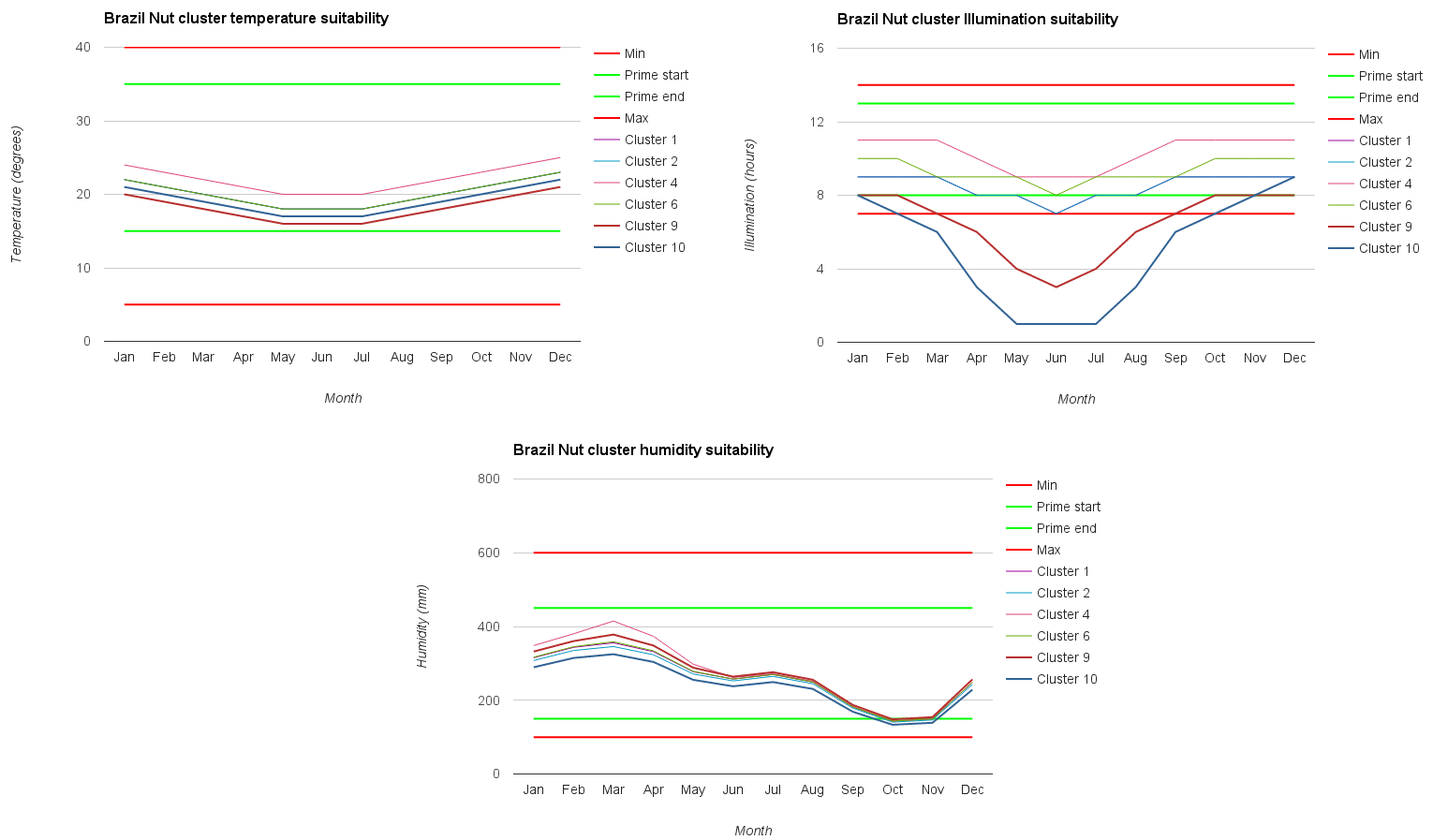
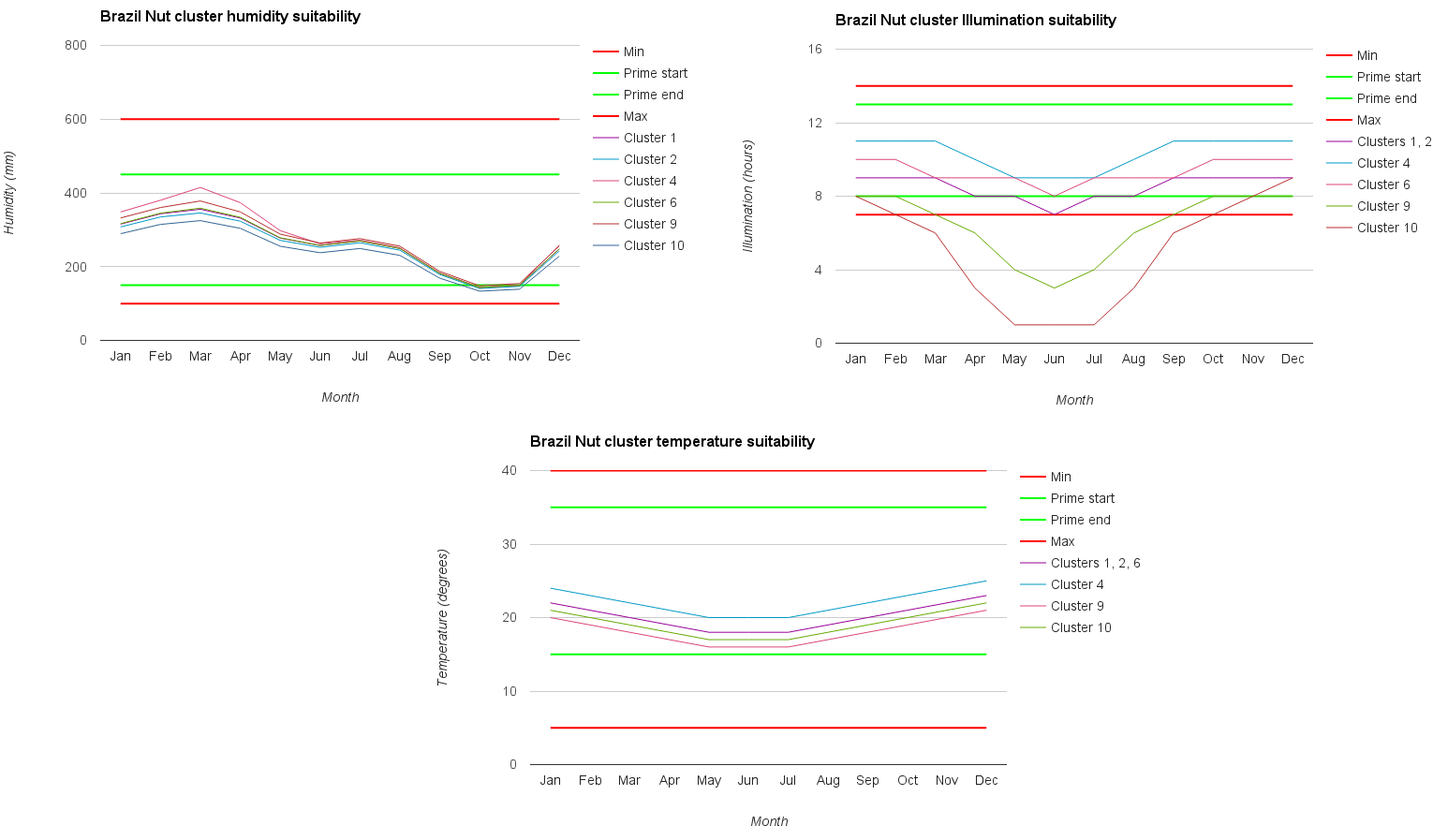
Layer changes from the first w=1433, h=840 image to the second:
removed layer "brazil_nut_temp.png" over [3, 10, 689, 403]
renamed "brazil_nut_illum.png" to "illum.png", painted on it over [687, 13, 1431, 405]
added layer "temp.png" above "brazil_nut_hum.png" over [416, 394, 1140, 836]
painted on "brazil_nut_hum.png" over [3, 10, 1141, 836]
